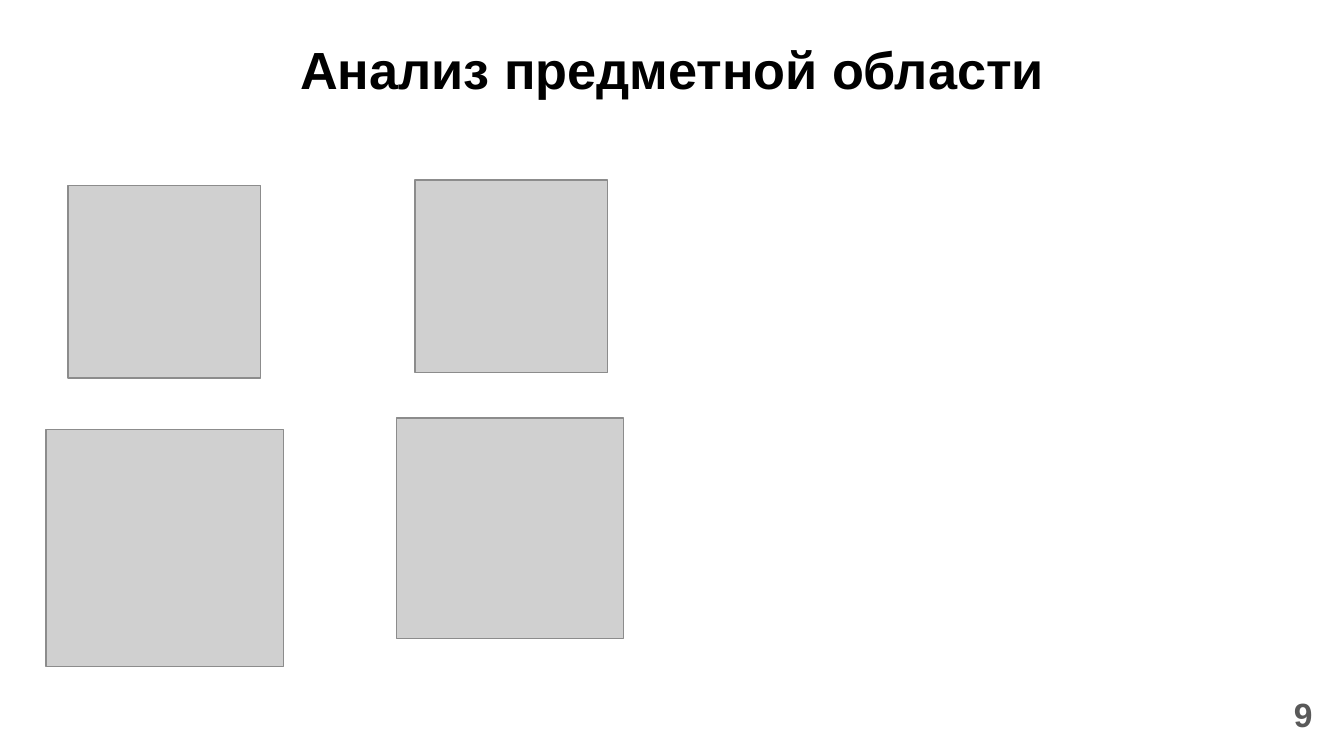
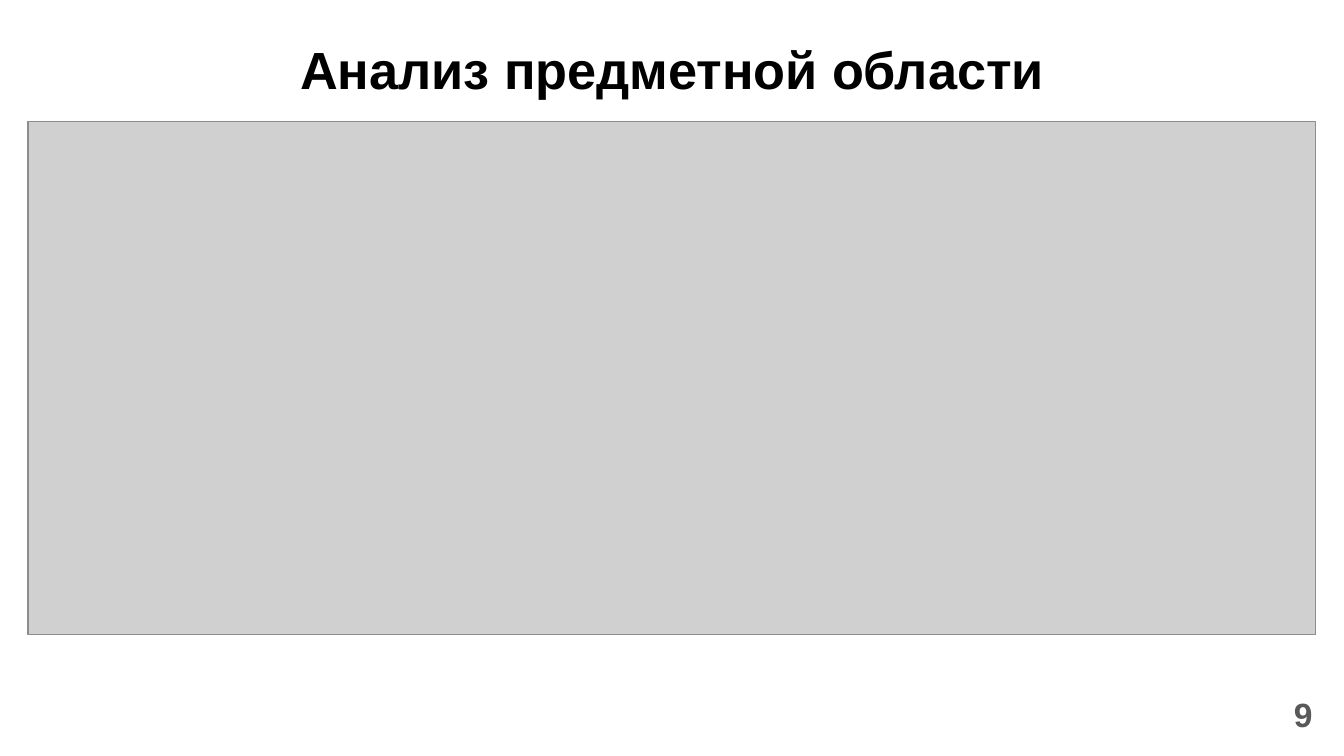
Before and after one commit to Vitya535/FindJobOnHH, a slide deck: slide 9 of Documents/Presentation.pptx. Drawn at 1344x756 pixels with LibreOffice and Linux fonts; fonts in the diff are those of the drawing; grey boxes stand for pictures. Boxes give left, top, right and bottom in pixels: in the first picture for what was removed or moved away, otherwise in the second. Text is boxed around its words. In the diff, an @@ line names an element or a change of style, - is before the commit and + after.

```diff
--- a/Documents/Presentation.pptx
+++ b/Documents/Presentation.pptx
@@ picture added at [28, 121, 1316, 634] @@
@@ picture removed at [69, 185, 261, 378] @@
@@ picture removed at [415, 180, 607, 372] @@
@@ picture removed at [396, 418, 624, 638] @@
@@ picture removed at [46, 429, 284, 667] @@
```
Also in this commit, not shown: 8 other slides changed, 2 slides added, 3 slides removed.
